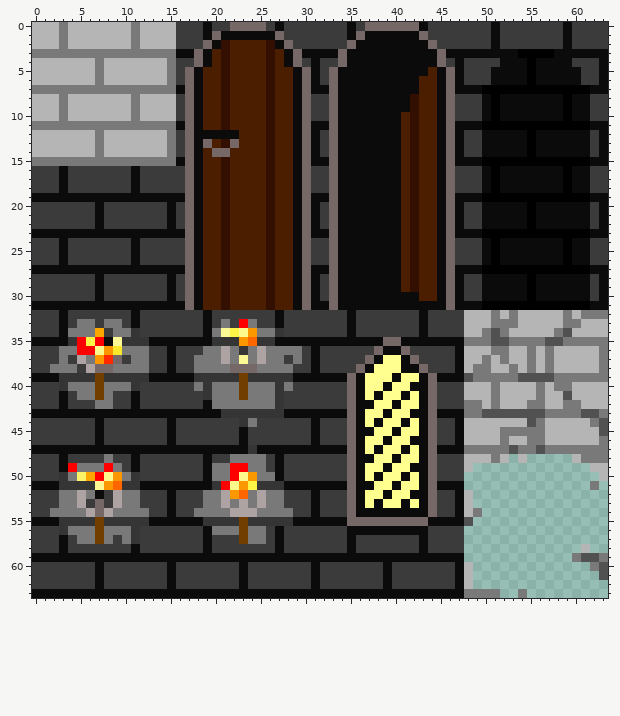
Two versions of one pixel-art sprite, res/textures/blocks.png. Above, as it was before the edit.
The file is 64x64 pixels. Colours within 5 levels of each other are drawn and written as one.
Now the later version:
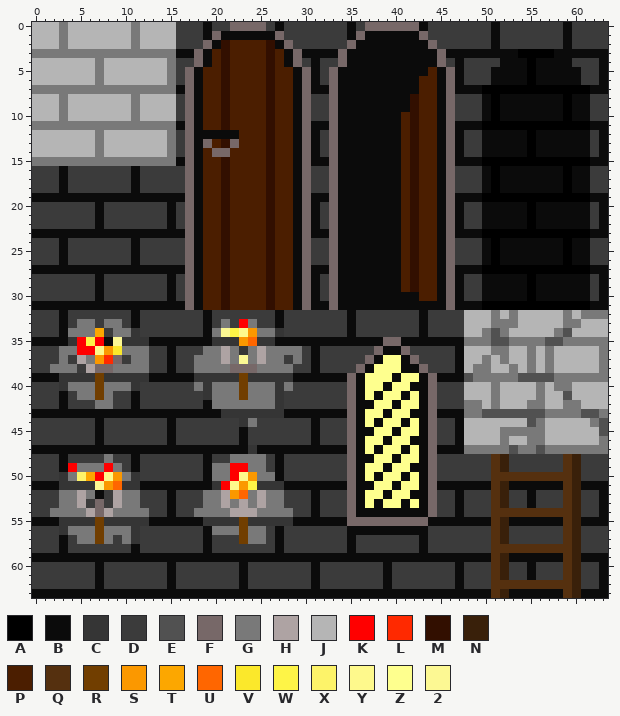
Palette (. is transparent): A #000000  B #0b0b0b  C #353535  D #3b3b3b  E #515151  F #776868  G #797979  H #aea3a3  J #b5b5b5  K #ff0000  L #ff2900  M #320f00  N #39200a  P #4b1e00  Q #55300f  R #713e00  S #fb9800  T #fca700  U #ff6600  V #fbe82b  W #fef447  X #fdf369  Y #fef98c  Z #feff8e  2 #fcf893
Changes in this commit:
@@ x 46..63 @@
 47 BBGGGGGEGGEGGGGGGG
-48 DDJJJGJ.J.....JGGG
-49 DDJ.............JJ
-50 DD...............J
-51 BB..............G.
-52 DBJ...............
-53 DBJ...............
-54 DBJG..............
-55 BBE...............
-56 DD................
-57 DD................
-58 DD.............J..
-59 BB............GEEG
-60 DBJ.............GE
-61 DBJ..............E
-62 DBJ...............
-63 BBGGGG..G.........
+48 DDDDDQNDDDDDDQNDDD
+49 DDDDDQNDDDDDDQNDDD
+50 DDDDDQQQQQQQQQNDDD
+51 BBBBBQNBBBBBBQNBBB
+52 DBDDDQNDDBDDDQNDDB
+53 DBDDDQNDDBDDDQNDDB
+54 DBDDDQQQQQQQQQNDDB
+55 BBBBBQNBBBBBBQNBBB
+56 DDDDDQNDDDDDDQNDDD
+57 DDDDDQNDDDDDDQNDDD
+58 DDDDDQQQQQQQQQNDDD
+59 BBBBBQNBBBBBBQNBBB
+60 DBDDDQNDDBDDDQNDDB
+61 DBDDDQNDDBDDDQNDDB
+62 DBDDDQQQQQQQQQNDDB
+63 BBBBBQNBBBBBBQNBBB
Pixel boxes of the changes (left, top, right, bottom) in both pictures:
changed: (464, 454, 608, 598)
